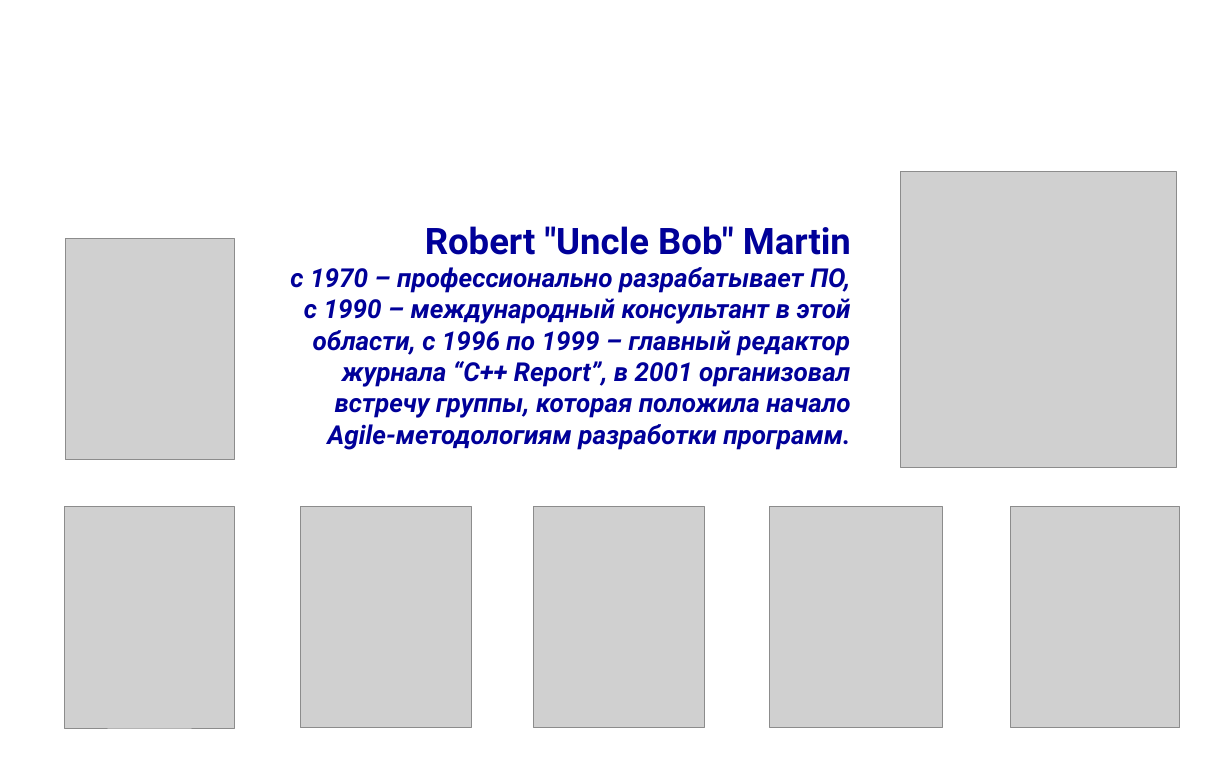
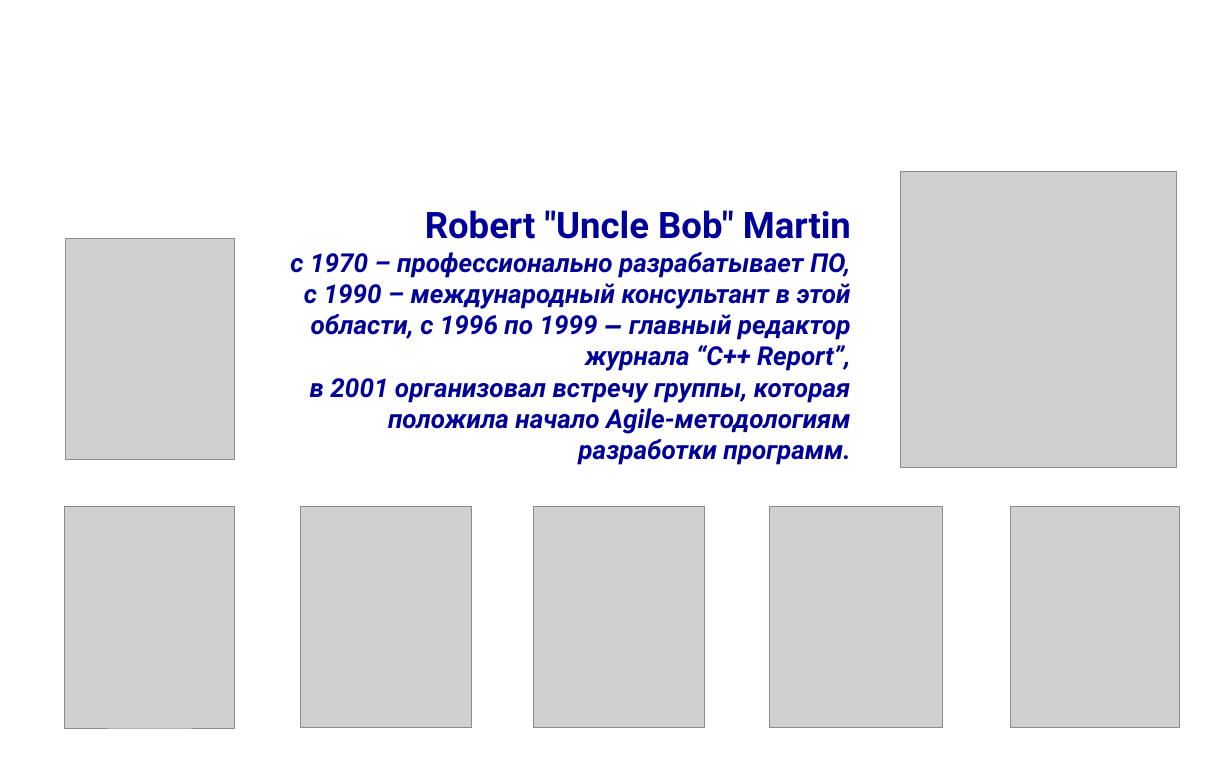
Before and after one commit to mike-shock/Software_Craft, a slide deck: slide 4 of Agile_Intro.odp. Drawn at 1232x776 pixels with LibreOffice and Linux fonts; fonts in the diff are those of the drawing; grey boxes stand for pictures; background and template pictures are left out. Boxes give left, top, right and bottom in pixels: in the first picture for what was removed or moved away, otherwise in the second. Text is boxed around its words. In the diff, an @@ line names an element or a change of style, - is before the commit and + after.

```diff
--- a/Agile_Intro.odp
+++ b/Agile_Intro.odp
@@ text "Robert "Uncle Bob" Martin" moved from (x1=290, y1=226, x2=851, y2=450) to (x1=290, y1=210, x2=851, y2=465) @@
@@ text at (x1=290, y1=252, x2=851, y2=465): text changed @@
-с 1970 – профессионально разрабатывает ПО, с 1990 – международный консультант в этой области, с 1996 по 1999 – главный редактор журнала “C++ Report”, в 2001 организовал встречу группы, которая положила начало Agile-методологиям разработки программ.
+с 1970 – профессионально разрабатывает ПО, с 1990 – международный консультант в этой области, с 1996 по 1999 ‒ главный редактор журнала “C++ Report”,
+в 2001 организовал встречу группы, которая положила начало Agile-методологиям разработки программ.
```
Also in this commit, not shown: 32 other slides changed, 1 slide added, 2 other files.
